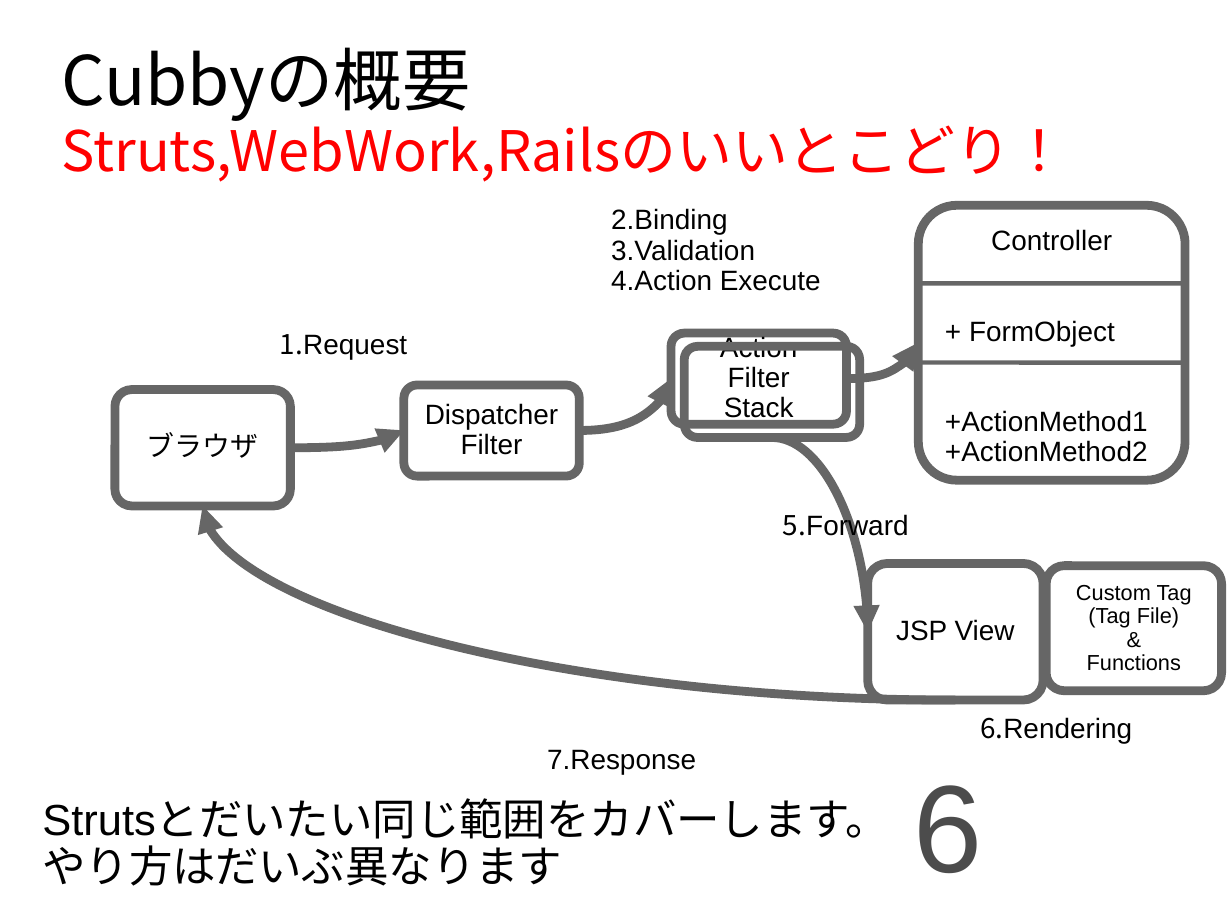
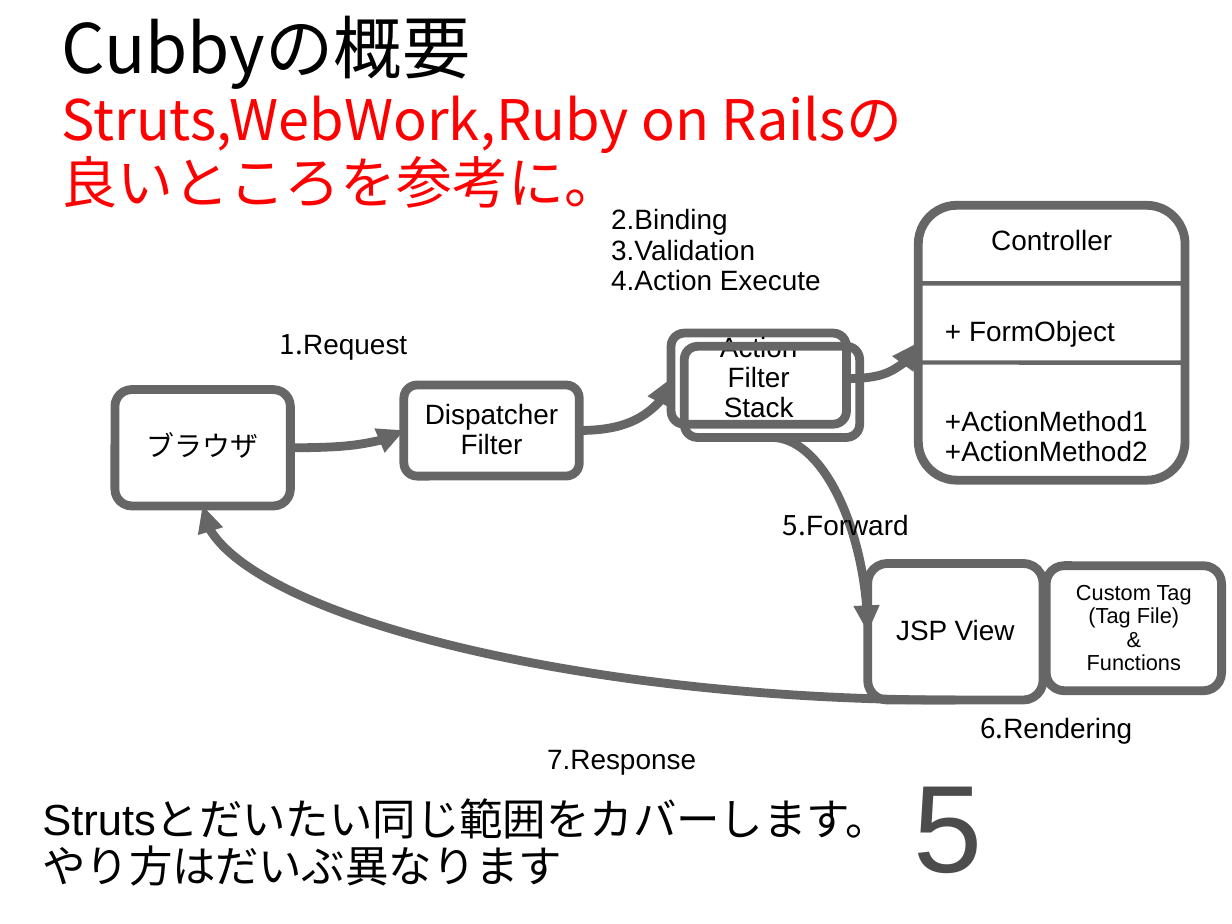
Before and after one commit to seasarorg/cubby, a slide deck: slide 5 of cubby/src/site/resources/presentation/cubby.odp (slide 6 before the commit). Drawn at 1232x924 pixels with LibreOffice and Linux fonts; fonts in the diff are those of the drawing. Boxes give left, top, right and bottom in pixels: in the first picture for what was removed or moved away, otherwise in the second. Text is boxed around its words. In the diff, an @@ line names an element or a change of style, - is before the commit and + after.

```diff
--- a/cubby/src/site/resources/presentation/cubby.odp
+++ b/cubby/src/site/resources/presentation/cubby.odp
@@ title at [61,15,902,215]: text changed @@
-Cubbyの概要
-Struts,WebWork,Railsのいいとこどり！
+Cubbyの概要
+Struts,WebWork,Ruby on Railsの
+良いところを参考に。
@@ page number at [913,786,982,873]: text changed @@
-6
+5
```
Also in this commit, not shown: 3 other slides changed, 1 slide removed.
